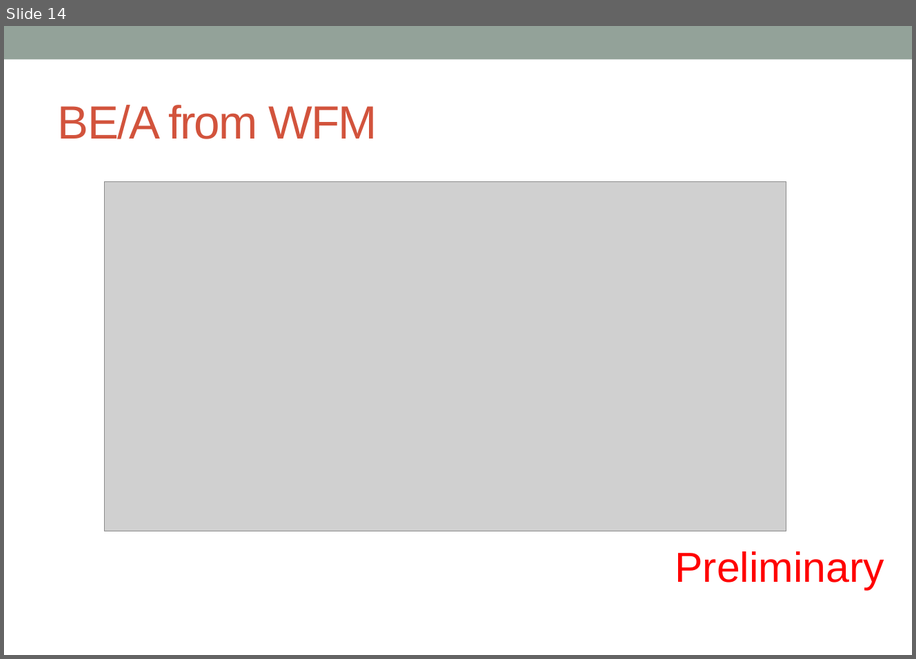
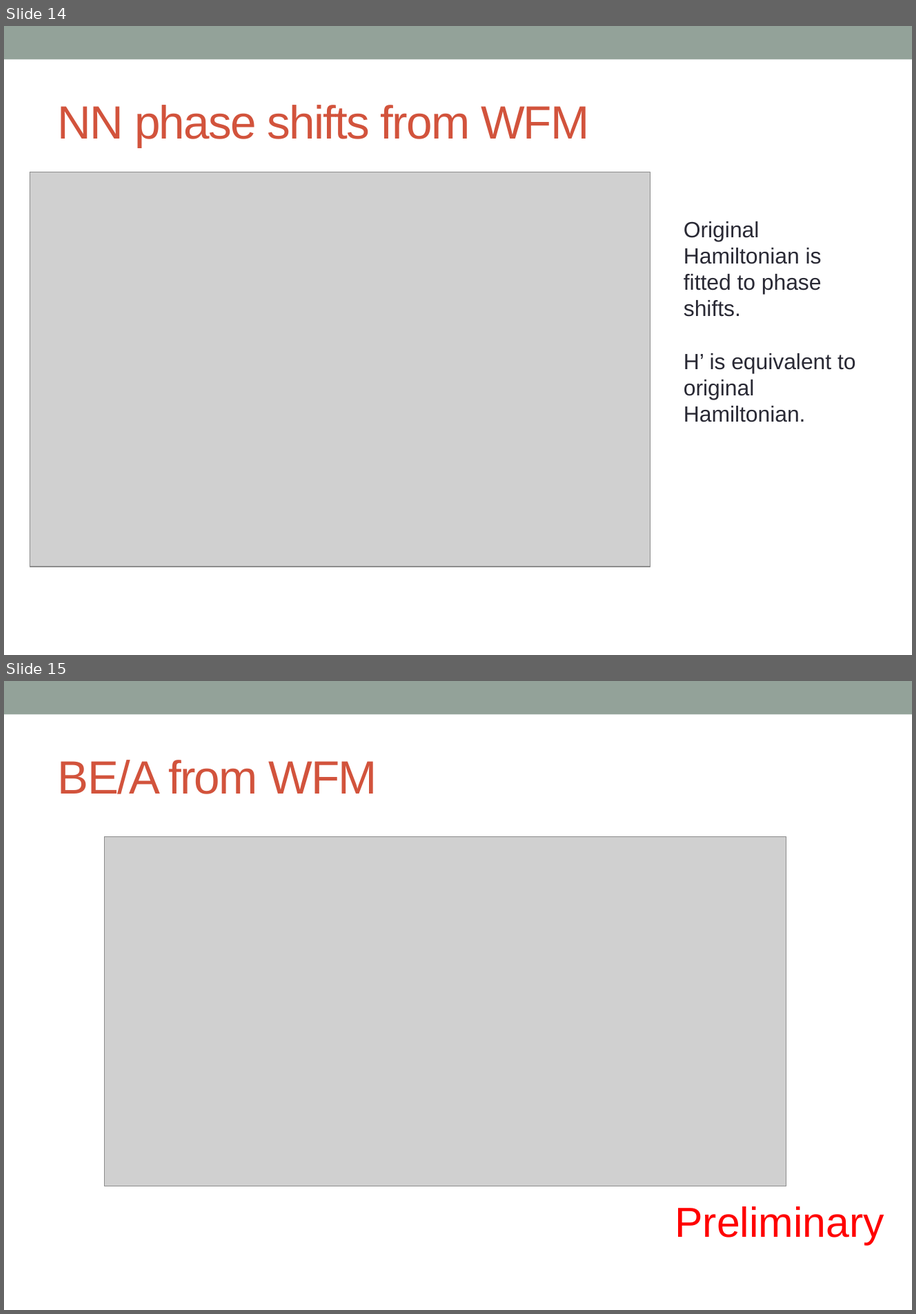
Before and after one commit to alphacentaury-github/NPSS2020, a slide deck: 20230419_KPS_송영호.pptx. Shown one above the other, each under a label of ours: slide 14 before the commit, slides 14 and 15 after it. The pictures are 916x659 and 916x1314 pixels, drawn with LibreOffice and Linux fonts; fonts in the diff are those of the drawing; grey boxes stand for pictures. Boxes give left, top, right and bottom in pixels: in the first picture for what was removed or moved away, otherwise in the second. Text is boxed around its words. In the diff, an @@ line names an element or a change of style, - is before the commit and + after.

```diff
--- a/20230419_KPS_송영호.pptx
+++ b/20230419_KPS_송영호.pptx
@@ slide 14 added at box(4, 26, 912, 655), background #FFFFFF; not listed: 1 template element that a slide beside it also shows @@
@@ title added at box(58, 105, 590, 147), 40 pt, text #D2533C @@
+NN phase shifts from WFM
@@ picture added at box(30, 172, 651, 567) @@
@@ text added at box(684, 221, 856, 422), 18.9 pt, text #292934 @@
+Original Hamiltonian is fitted to phase shifts.
+H’ is equivalent to original Hamiltonian.
@@ what was slide 14 is now slide 15 @@
```
Also in this commit, not shown: 2 slides changed, 1 slide removed, 1 other file.
